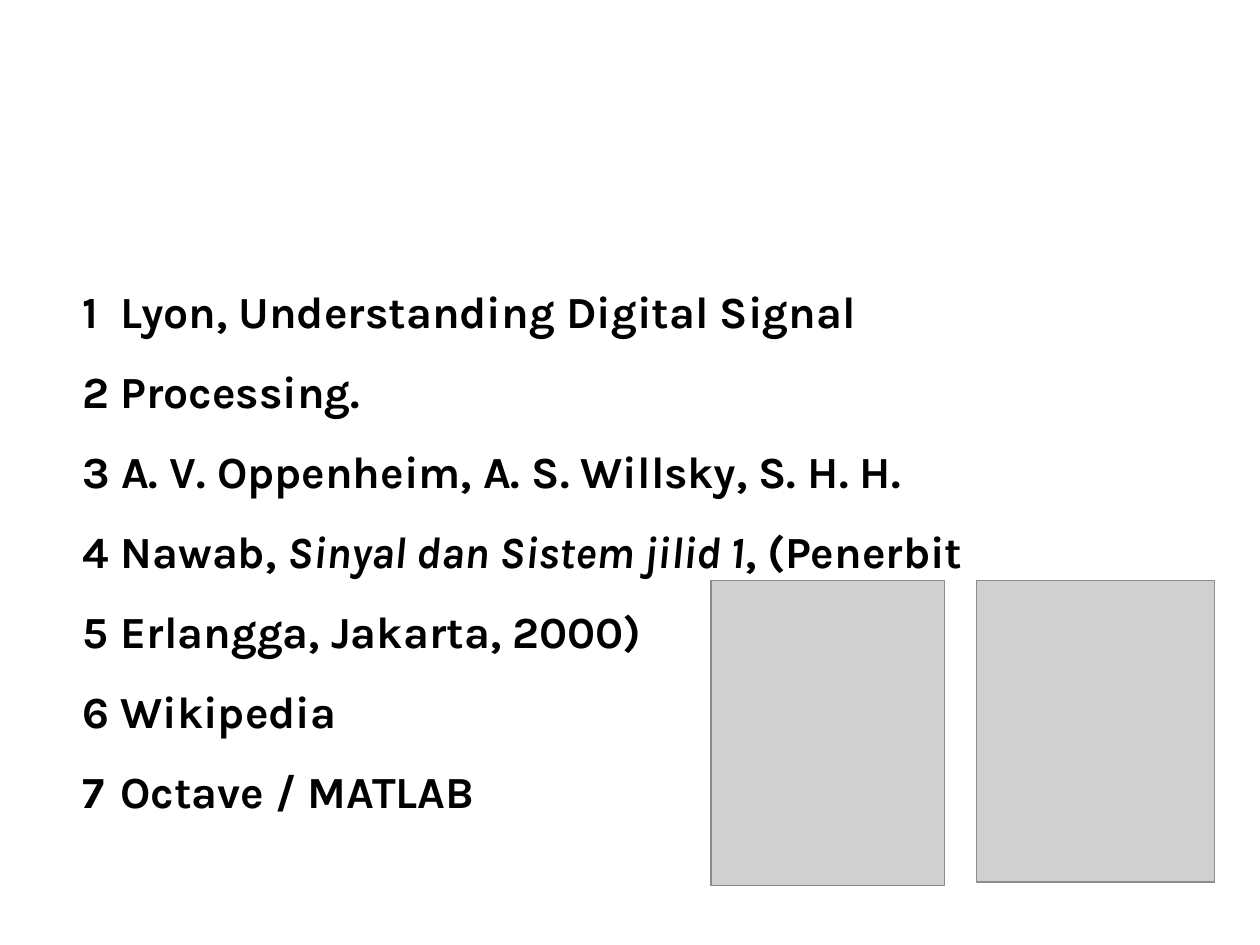
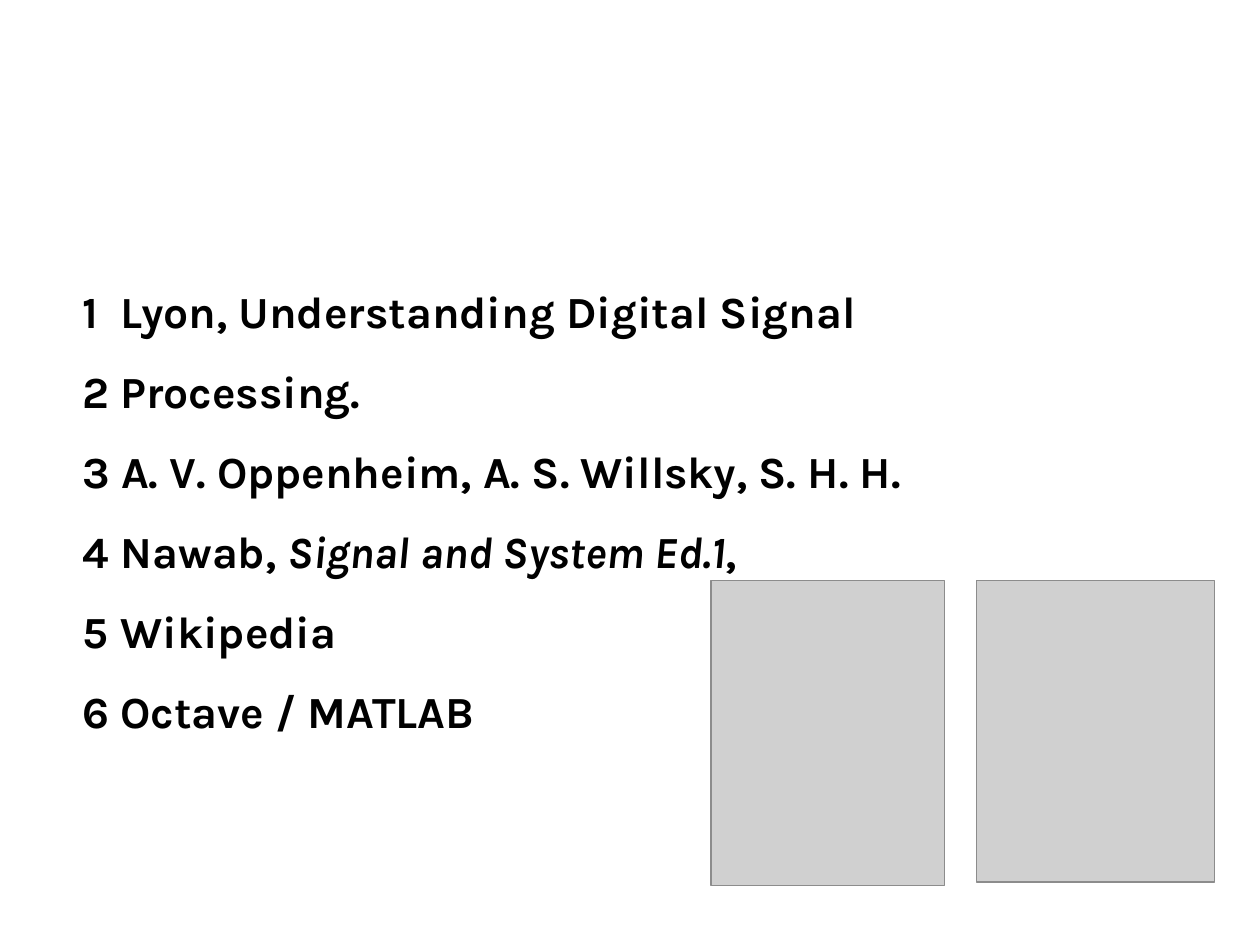
Before and after one commit to bagustris/sinyalsistem, a slide deck: slide 2 of slides/Lect1_SinyalSistem.odp. Drawn at 1260x945 pixels with LibreOffice and Linux fonts; fonts in the diff are those of the drawing; grey boxes stand for pictures; background and template pictures are left out. Boxes give left, top, right and bottom in pixels: in the first picture for what was removed or moved away, otherwise in the second. Text is boxed around its words. In the diff, an @@ line names an element or a change of style, - is before the commit and + after.

```diff
--- a/slides/Lect1_SinyalSistem.odp
+++ b/slides/Lect1_SinyalSistem.odp
@@ text at (121,536,737,579): text changed; italic on @@
-4 Nawab, Sinyal dan Sistem jilid 1, (Penerbit
-5 Erlangga, Jakarta, 2000)
+4 Nawab, Signal and System Ed.1,
```
Also in this commit, not shown: 32 other slides changed, 6 slides added, 7 slides removed, 54 other files.
